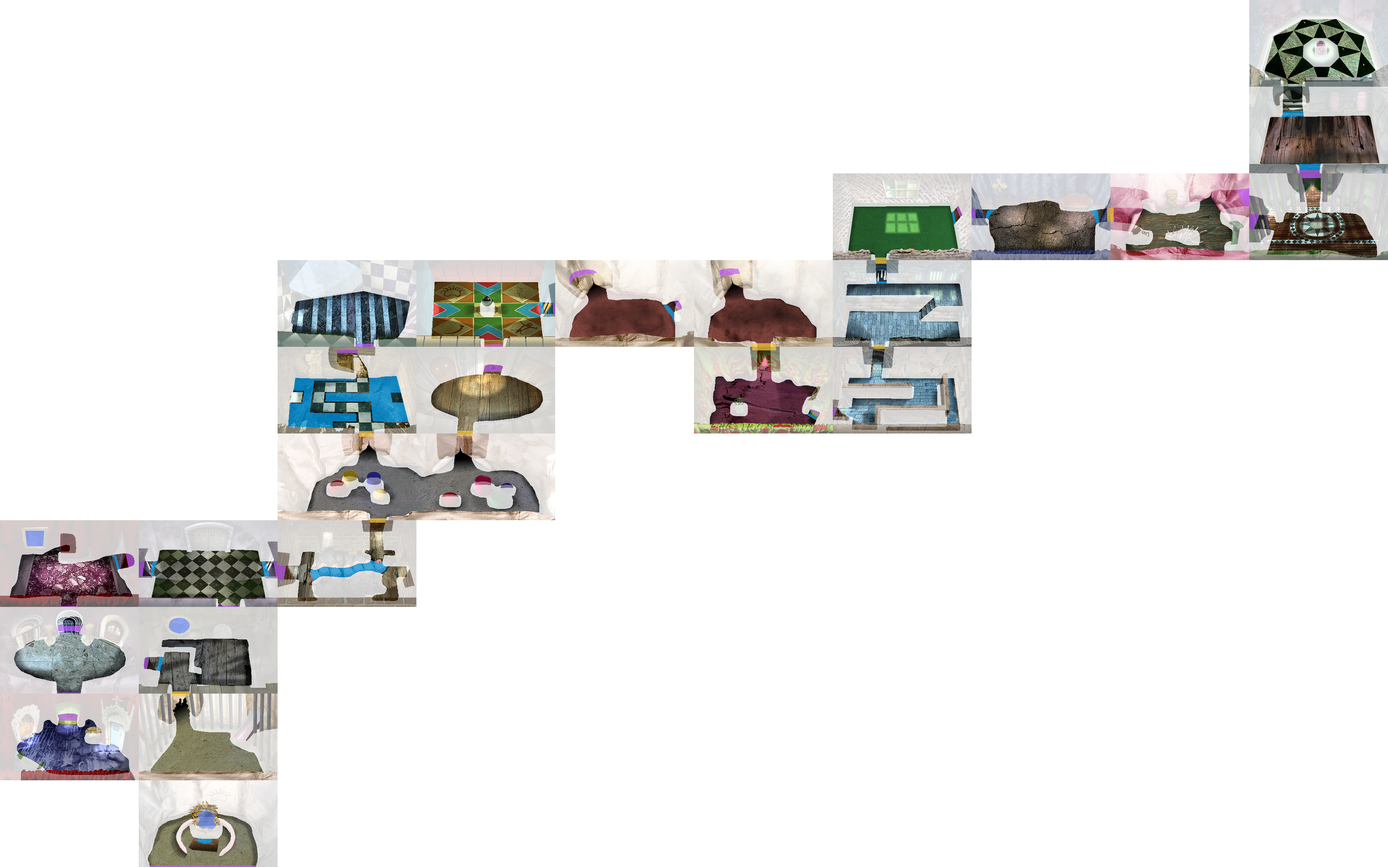
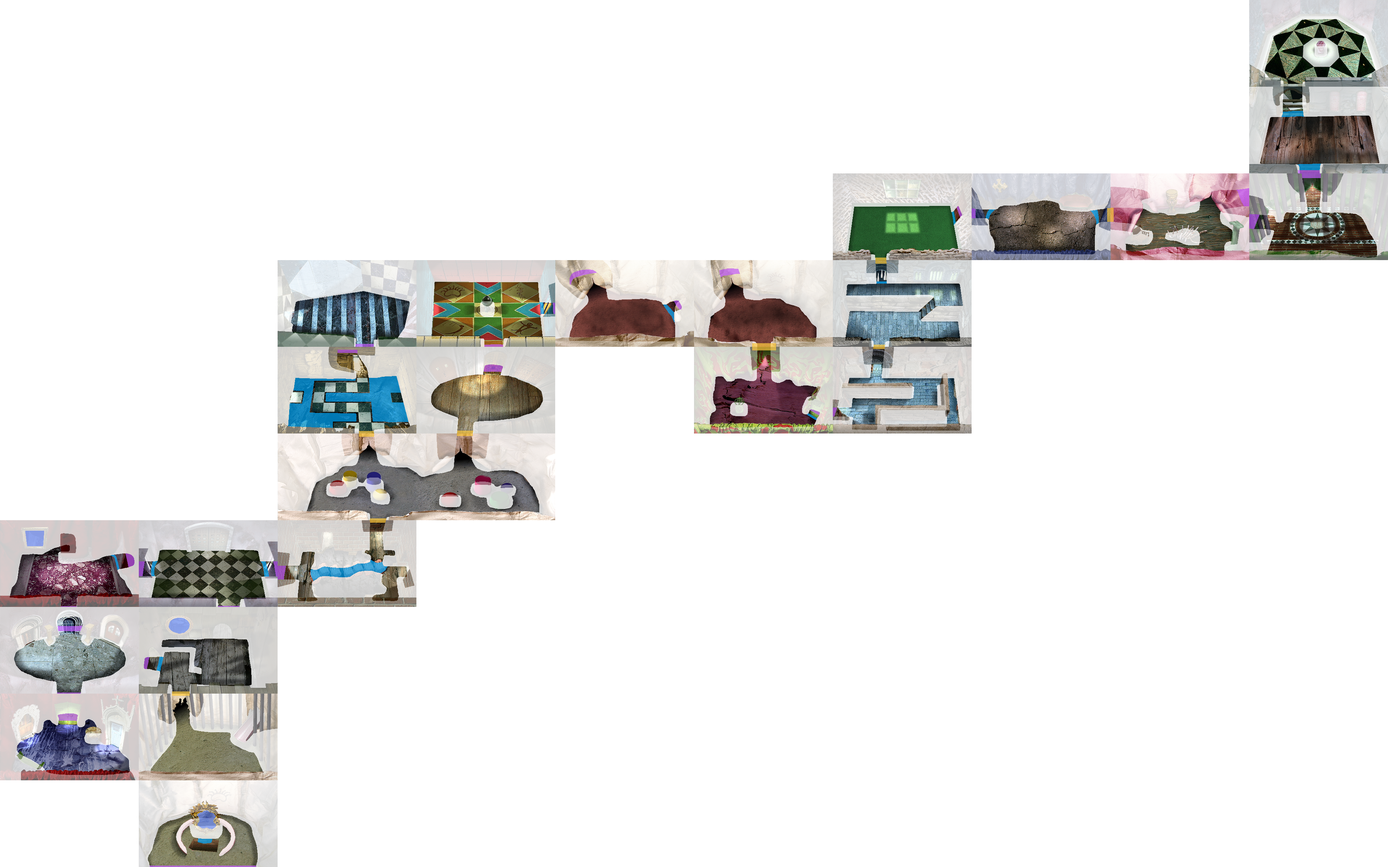
The second (1388, 867) image is a revision of the first. Changes to its layers:
painted on "Shrine_Illusion_01_Solid" (1st of 2, in "Redo" › "Solid") over [left=192, top=812, right=234, bottom=819]
